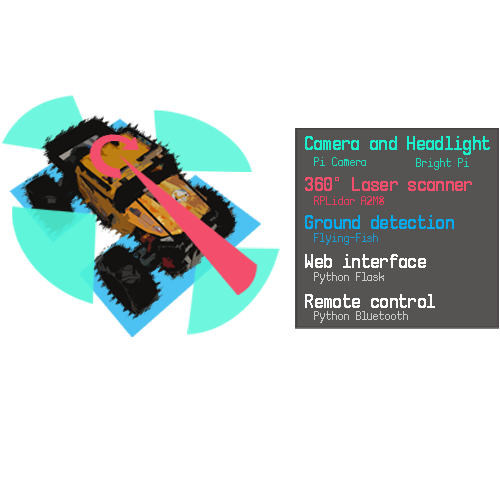
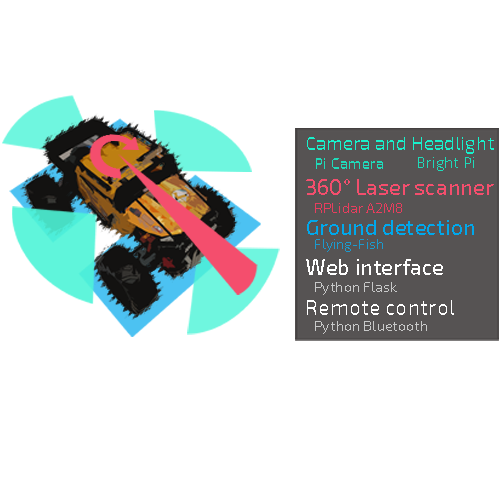
The second w=500, h=500 image is a revision of the first. Changes to its layers:
painted on "Remote control" over (305, 294, 454, 315)
painted on "Python Bluetooth" over (314, 311, 427, 334)
painted on "Web interface" over (305, 254, 443, 275)
painted on "Python Flask" over (314, 272, 397, 295)
painted on "Ground detection" over (305, 215, 474, 235)
painted on "Flying-Fish" (2nd of 3, in "Texte" › "Flying-Fish" › "composants") over (314, 233, 383, 252)
painted on "360° Laser scanner" over (305, 177, 494, 195)
painted on "RPLidar A2M8" over (314, 196, 402, 213)
painted on "Bright Pi" over (416, 157, 474, 171)
painted on "Pi Camera" over (314, 157, 383, 169)
painted on "Camera and Headlight" over (305, 136, 494, 155)
painted on "Calque 6" over (295, 136, 499, 341)
